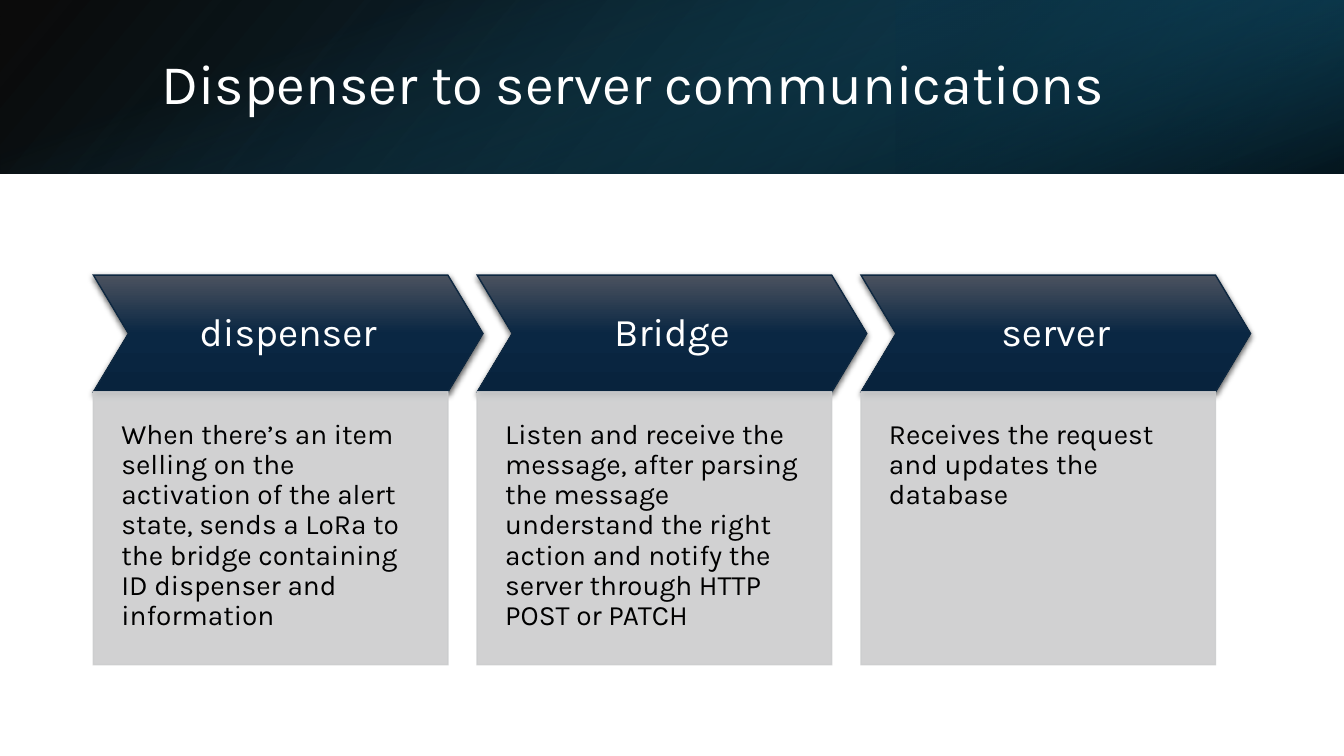
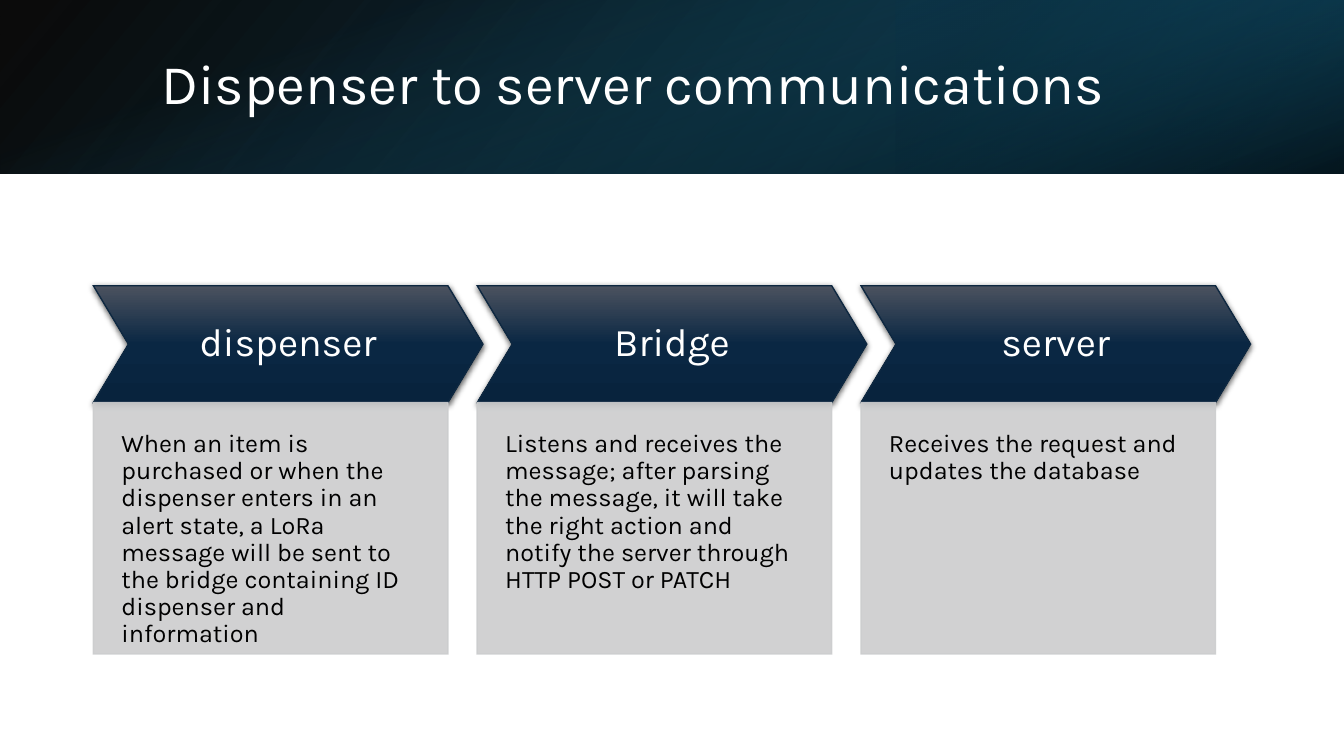
Before and after one commit to MattiaGrigoli/SpotAid, a slide deck: slide 4 of IOT technical.pptx. Drawn at 1344x756 pixels with LibreOffice and Linux fonts; fonts in the diff are those of the drawing. Boxes give left, top, right and bottom in pixels: in the first picture for what was removed or moved away, otherwise in the second. Text is boxed around its words. In the diff, an @@ line names an element or a change of style, - is before the commit and + after.

Commit message:
Fixed the grammar in some slides.

```diff
--- a/IOT technical.pptx
+++ b/IOT technical.pptx
@@ 3 texts, 3 chevrons: place and size @@
-3 texts, 3 chevrons at (94,275,1251,392)
+3 texts, 3 chevrons at (94,285,1251,402)
@@ rectangle: place and size @@
-rectangle at (94,392,449,665)
+rectangle at (94,402,449,653)
@@ rectangle: place and size @@
-rectangle at (477,392,832,665)
+rectangle at (477,402,832,653)
@@ text "Receives the request and updates ...": place and size @@
-text "Receives the request and updates ..." at (889,424,1154,505)
+text "Receives the request and updates ..." at (889,434,1177,485)
@@ text "Receives the request and updates ..." at (889,434,1177,485): size 20 to 18 pt @@
@@ rectangle: place and size @@
-rectangle at (861,392,1216,665)
+rectangle at (861,402,1216,653)
@@ text at (121,434,399,643): text changed; size 20 to 18 pt @@
-When there’s an item selling on the activation of the alert state, sends a LoRa to the bridge containing ID dispenser and information
+When an item is purchased or when the dispenser enters in an alert state, a LoRa message will be sent to the bridge containing ID dispenser and information
@@ text at (505,434,789,589): text changed; size 20 to 18 pt @@
-Listen and receive the message, after parsing the message understand the right action and notify the server through HTTP POST or PATCH
+Listens and receives the message; after parsing the message, it will take the right action and notify the server through HTTP POST or PATCH
```
Also in this commit, not shown: 3 other slides changed.
